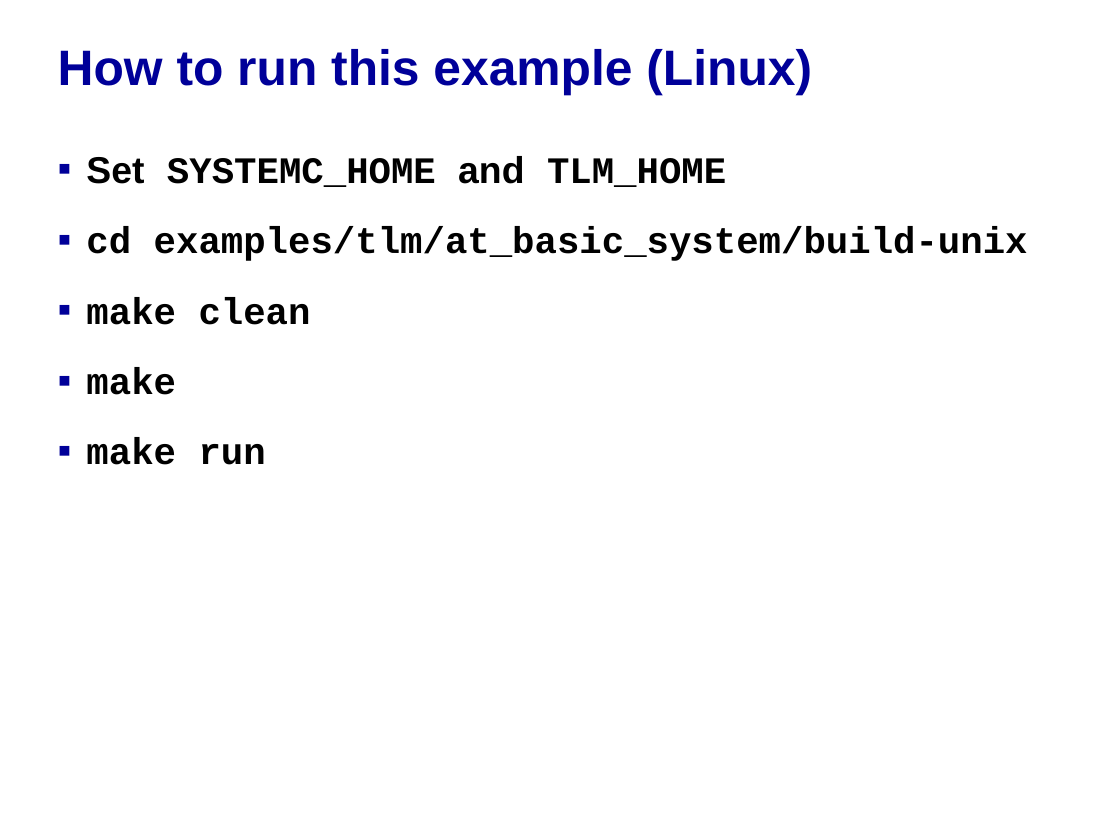
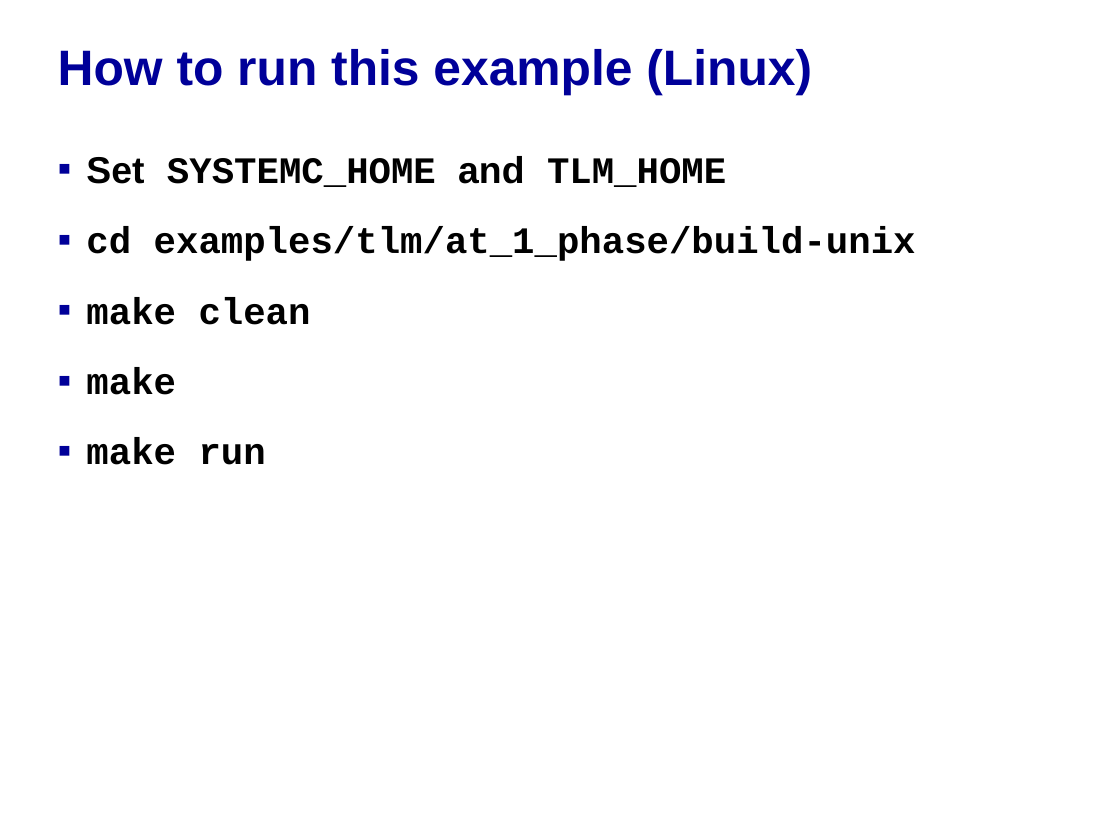
Before and after one commit to accellera-official/systemc, a slide deck: slide 4 of examples/tlm/at_1_phase/docs/at_1_phase_example_system.ppt. Drawn at 1120x840 pixels with LibreOffice and Linux fonts; fonts in the diff are those of the drawing; background and template pictures are left out. Boxes give left, top, right and bottom in pixels: in the first picture for what was removed or moved away, otherwise in the second. Text is boxed around its words. In the diff, an @@ line names an element or a change of style, - is before the commit and + after.

Commit message:
example ppt for at_1_phase example

```diff
--- a/examples/tlm/at_1_phase/docs/at_1_phase_example_system.ppt
+++ b/examples/tlm/at_1_phase/docs/at_1_phase_example_system.ppt
@@ text at <box>86,226,916,261</box>: text changed @@
-▪ cd examples/tlm/at_basic_system/build-unix
+▪ cd examples/tlm/at_1_phase/build-unix
```
Also in this commit, not shown: 6 other slides changed, 1 slide added, 3 slides removed.
